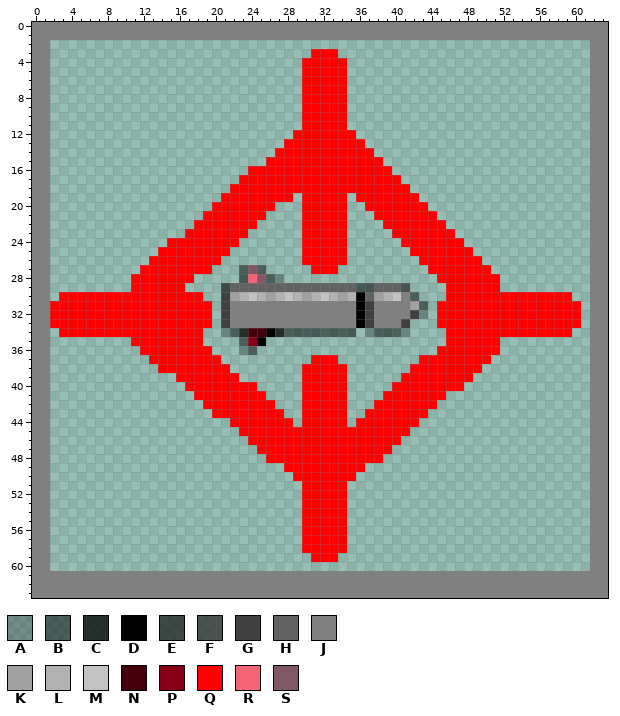
Pixel-art sprite: Odd_Infinitum.gmx/sprites/images/spr_Homing_Missile_Shop_Item_0.png. The picture above is the old version.
The file is 64x64 pixels. Pixels under 10% opacity are left out. Colours within 5 levels of each other are drawn and written as one.
Palette (. is transparent): A #00000040  B #00000080  C #000000bf  D #000000  E #202020bf  F #313131bf  G #404040  H #626262  J #808080  K #a1a1a1  L #b2b2b2  M #c3c3c3  N #44000a  P #880015  Q #ff0000  R #f66576  S #805764
Pixels before (only the part around the change), first column x 0:
 0 JJJJJJJJJJJJJJJJJJJJJJJJJJJJJJJJJJJJJJJJJJJJJJJJJJJJJJJJJJJJJJJJ
 1 JJJJJJJJJJJJJJJJJJJJJJJJJJJJJJJJJJJJJJJJJJJJJJJJJJJJJJJJJJJJJJJJ
 2 JJ............................................................JJ
 3 JJ.............................QQQ............................JJ
 4 JJ............................QQQQQ...........................JJ
 5 JJ............................QQQQQ...........................JJ
 6 JJ............................QQQQQ...........................JJ
 7 JJ............................QQQQQ...........................JJ
 8 JJ............................QQQQQ...........................JJ
 9 JJ............................QQQQQ...........................JJ
10 JJ............................QQQQQ...........................JJ
11 JJ............................QQQQQ...........................JJ
12 JJ...........................QQQQQQQ..........................JJ
13 JJ..........................QQQQQQQQQ.........................JJ
14 JJ.........................QQQQQQQQQQQ........................JJ
15 JJ........................QQQQQQQQQQQQQ.......................JJ
16 JJ......................QQQQQQQQQQQQQQQQ......................JJ
17 JJ.....................QQQQQQQQQQQQQQQQQQ.....................JJ
18 JJ....................QQQQQQQQQQQQQQQQQQQQ....................JJ
19 JJ...................QQQQQQQQ.QQQQQ.QQQQQQQ...................JJ
20 JJ..................QQQQQQQ...QQQQQ..QQQQQQQ..................JJ
21 JJ.................QQQQQQQ....QQQQQ...QQQQQQQ.................JJ
22 JJ................QQQQQQQ.....QQQQQ....QQQQQQQ................JJ
23 JJ...............QQQQQQQ......QQQQQ.....QQQQQQQ...............JJ
24 JJ.............QQQQQQQQ.......QQQQQ......QQQQQQQ..............JJ
25 JJ............QQQQQQQQ........QQQQQ.......QQQQQQQ.............JJ
26 JJ...........QQQQQQQQ.........QQQQQ........QQQQQQQ............JJ
27 JJ..........QQQQQQQQ...BSB.....QQQ..........QQQQQQQ...........JJ
28 JJ.........QQQQQQQ.....BRSBA.................QQQQQQQ..........JJ
29 JJ.........QQQQQQ....EHHHHHHHHHHHHHHBFHHHF....QQQQQQ..........JJ
30 JJ.QQQQQQQQQQQQQQQQ..GKLMLKLMLKLMLKLDHKLMJB...QQQQQQQQQQQQQQ..JJ
31 JJQQQQQQQQQQQQQQQQQQ.GJJJJJJJJJJJJJJDGJJJJKB.QQQQQQQQQQQQQQQQ.JJ
32 JJQQQQQQQQQQQQQQQQQQ.GJJJJJJJJJJJJJJDGJJJJGA.QQQQQQQQQQQQQQQQ.JJ
33 JJQQQQQQQQQQQQQQQQQQ.GJJJJJJJJJJJJJJDGJJJG...QQQQQQQQQQQQQQQQ.JJ
34 JJ.QQQQQQQQQQQQQQQQ..ABCNNDCBBBBBBBB.ABBBA....QQQQQQQQQQQQQQ..JJ
35 JJ.........QQQQQQQQ....BPD....................QQQQQQ..........JJ
36 JJ..........QQQQQQQQ...AB....................QQQQQQQ..........JJ
37 JJ...........QQQQQQQQ..........QQQ.........QQQQQQQQ...........JJ
38 JJ............QQQQQQQQ........QQQQQ.......QQQQQQQQ............JJ
39 JJ..............QQQQQQQ.......QQQQQ......QQQQQQQQ.............JJ
40 JJ...............QQQQQQQQ.....QQQQQ.....QQQQQQQQ..............JJ
41 JJ................QQQQQQQQ....QQQQQ....QQQQQQQ................JJ
42 JJ.................QQQQQQQQ...QQQQQ...QQQQQQQ.................JJ
43 JJ..................QQQQQQQQ..QQQQQ..QQQQQQQ..................JJ
44 JJ....................QQQQQQQ.QQQQQ.QQQQQQQ...................JJ
45 JJ.....................QQQQQQQQQQQQQQQQQQQ....................JJ
46 JJ......................QQQQQQQQQQQQQQQQQ.....................JJ
47 JJ.......................QQQQQQQQQQQQQQQ......................JJ
48 JJ........................QQQQQQQQQQQQQ.......................JJ
49 JJ..........................QQQQQQQQQ.........................JJ
50 JJ...........................QQQQQQQ..........................JJ
51 JJ............................QQQQQ...........................JJ
52 JJ............................QQQQQ...........................JJ
53 JJ............................QQQQQ...........................JJ
54 JJ............................QQQQQ...........................JJ
55 JJ............................QQQQQ...........................JJ
56 JJ............................QQQQQ...........................JJ
57 JJ............................QQQQQ...........................JJ
58 JJ............................QQQQQ...........................JJ
59 JJ.............................QQQ............................JJ
60 JJ............................................................JJ
61 JJJJJJJJJJJJJJJJJJJJJJJJJJJJJJJJJJJJJJJJJJJJJJJJJJJJJJJJJJJJJJJJ
62 JJJJJJJJJJJJJJJJJJJJJJJJJJJJJJJJJJJJJJJJJJJJJJJJJJJJJJJJJJJJJJJJ
63 JJJJJJJJJJJJJJJJJJJJJJJJJJJJJJJJJJJJJJJJJJJJJJJJJJJJJJJJJJJJJJJJ
Once edited:
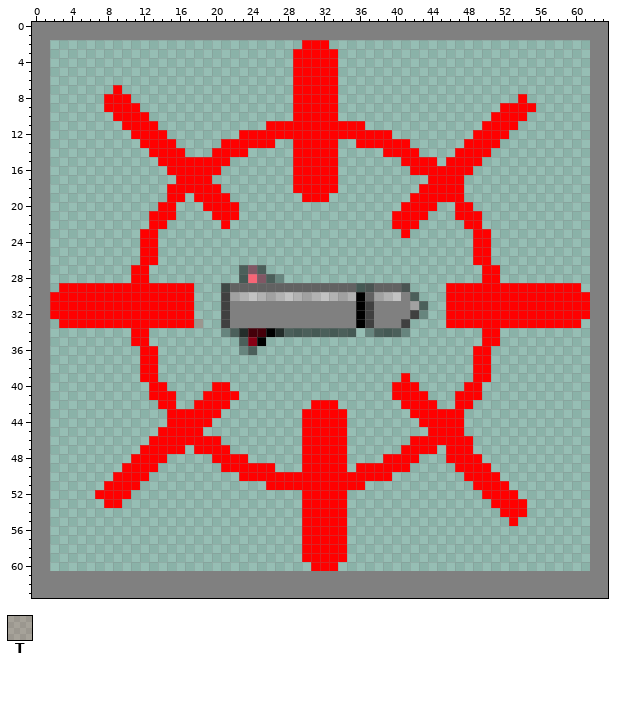
Colours new in this view: T #ff000026
Author's note on the commit: Display bottom text on inventory items
From old to new:
y 2: x 30..32 ... -> QQQ
y 3: x 29..30 .. -> QQ
y 4..6: x 29 . -> Q; x 34 Q -> .
y 7: x 9 . -> Q; x 29 . -> Q; x 34 Q -> .
y 8: x 8..10 ... -> QQQ; x 29 . -> Q; x 34 Q -> .; x 54 . -> Q
y 9: x 8..11 .... -> QQQQ; x 29 . -> Q; x 34 Q -> .; x 52..55 .... -> QQQQ
y 10: x 9..12 .... -> QQQQ; x 29 . -> Q; x 34 Q -> .; x 51..54 .... -> QQQQ
y 11: x 10..13 .... -> QQQQ; x 26..29 .... -> QQQQ; x 35..36 .. -> QQ; x 50..53 .... -> QQQQ
y 12: x 11..14 .... -> QQQQ; x 23..28 ...... -> QQQQQQ; x 36..39 .... -> QQQQ; x 49..52 .... -> QQQQ
y 13: x 12..15 .... -> QQQQ; x 21..26 ...... -> QQQQQQ; x 28 Q -> .; x 34..35 QQ -> ..; x 37..41 ..... -> QQQQQ; x 48..51 .... -> QQQQ
y 14: x 13..16 .... -> QQQQ; x 20..23 .... -> QQQQ; x 27..28 QQ -> ..; x 34..37 QQQQ -> ....; x 39..42 .... -> QQQQ; x 47..50 .... -> QQQQ
y 15: x 14..21 ........ -> QQQQQQQQ; x 26..28 QQQ -> ...; x 34..38 QQQQQ -> .....; x 41..44 .... -> QQQQ; x 46..49 .... -> QQQQ
y 16: x 15..20 ...... -> QQQQQQ; x 24..28 QQQQQ -> .....; x 34..39 QQQQQQ -> ......; x 42..48 ....... -> QQQQQQQ
y 17: x 16..19 .... -> QQQQ; x 23..28 QQQQQQ -> ......; x 34..40 QQQQQQQ -> .......; x 44..47 .... -> QQQQ
y 18: x 15..20 ...... -> QQQQQQ; x 22..28 QQQQQQQ -> .......; x 34..41 QQQQQQQQ -> ........; x 43..47 ..... -> QQQQQ
y 19: x 15..16 .. -> QQ; x 18..20 ... -> QQQ; x 22..28 QQQQQQQ -> .......; x 33..34 QQ -> ..; x 36..41 QQQQQQ -> ......; x 43..47 ..... -> QQQQQ
y 20: x 14..15 .. -> QQ; x 19 . -> Q; x 23..26 QQQQ -> ....; x 30..34 QQQQQ -> .....; x 37..40 QQQQ -> ....; x 44 . -> Q; x 47..48 .. -> QQ
y 21: x 13..15 ... -> QQQ; x 19 Q -> .; x 23..25 QQQ -> ...; x 30..34 QQQQQ -> .....; x 38..39 QQ -> ..; x 44 Q -> .; x 47..49 ... -> QQQ
y 22: x 13..14 .. -> QQ; x 18..20 QQQ -> ...; x 22..24 QQQ -> ...; x 30..34 QQQQQ -> .....; x 39 Q -> .; x 43..45 QQQ -> ...; x 48..49 .. -> QQ
y 23: x 12..13 .. -> QQ; x 17..23 QQQQQQQ -> .......; x 30..34 QQQQQ -> .....; x 40 Q -> .; x 42..46 QQQQQ -> .....; x 49..50 .. -> QQ
y 24: x 12..13 .. -> QQ; x 15..22 QQQQQQQQ -> ........; x 30..34 QQQQQ -> .....; x 41..47 QQQQQQQ -> .......; x 49..50 .. -> QQ
y 25: x 12..21 ..QQQQQQQQ -> QQ........; x 30..34 QQQQQ -> .....; x 42..50 QQQQQQQ.. -> .......QQ
y 26: x 12 . -> Q; x 14..20 QQQQQQQ -> .......; x 30..34 QQQQQ -> .....; x 43..48 QQQQQQ -> ......; x 50 . -> Q
y 27: x 11 . -> Q; x 13..19 QQQQQQQ -> .......; x 31..33 QQQ -> ...; x 44..49 QQQQQQ -> ......; x 51 . -> Q
y 28: x 13..17 QQQQQ -> .....; x 45..49 QQQQQ -> .....
y 29: x 3..10 ........ -> QQQQQQQQ; x 17 . -> Q; x 52..60 ......... -> QQQQQQQQQ
y 30: x 2 . -> Q; x 18 Q -> .; x 60..61 .. -> QQ
y 31..32: x 18..19 QQ -> ..; x 45 Q -> .; x 61 . -> Q
y 33: x 2 Q -> .; x 18..19 QQ -> T.; x 45 Q -> .
y 34: x 3..10 QQQQQQQQ -> ........; x 13..18 QQQQQQ -> ......; x 46..49 QQQQ -> ....; x 52..59 QQQQQQQQ -> ........
y 35: x 13..18 QQQQQQ -> ......; x 46..49 QQQQ -> ....
y 36: x 14..19 QQQQQQ -> ......; x 45..48 QQQQ -> ....; x 51 Q -> .
y 37: x 12 . -> Q; x 14..20 QQQQQQQ -> .......; x 31..33 QQQ -> ...; x 43..48 QQQQQQ -> ......
y 38: x 12..21 ..QQQQQQQQ -> QQ........; x 30..34 QQQQQ -> .....; x 42..48 QQQQQQQ -> .......; x 50 . -> Q
y 39: x 12..13 .. -> QQ; x 16..22 QQQQQQQ -> .......; x 30..34 QQQQQ -> .....; x 42..50 QQQQQQQ.. -> .......QQ
y 40: x 13..14 .. -> QQ; x 17..19 QQQ -> ...; x 22..24 QQQ -> ...; x 30..34 QQQQQ -> .....; x 43..49 QQQQQ.. -> .....QQ
y 41: x 13..15 ... -> QQQ; x 18 Q -> .; x 23..25 QQQ -> ...; x 30..34 QQQQQ -> .....; x 39 Q -> .; x 44..45 QQ -> ..; x 47..49 ... -> QQQ
y 42: x 14..15 .. -> QQ; x 18 . -> Q; x 22..26 QQQQQ -> .....; x 30 Q -> .; x 34 Q -> .; x 38..40 QQQ -> ...; x 47..48 .. -> QQ
y 43: x 15..19 ..... -> QQQQQ; x 21..27 QQQQQQQ -> .......; x 37..41 QQQQQ -> .....; x 44..47 .... -> QQQQ
y 44: x 15..19 ..... -> QQQQQ; x 22..28 QQQQQQQ -> .......; x 36..47 QQQQQQQ..... -> .......QQQQQ
y 45: x 14..18 ..... -> QQQQQ; x 23..29 QQQQQQQ -> .......; x 35..41 QQQQQQQ -> .......; x 44..47 .... -> QQQQ
y 46: x 13..20 ........ -> QQQQQQQQ; x 24..29 QQQQQQ -> ......; x 35..40 QQQQQQ -> ......; x 42..48 ....... -> QQQQQQQ
y 47: x 12..16 ..... -> QQQQQ; x 18..21 .... -> QQQQ; x 25..29 QQQQQ -> .....; x 35..39 QQQQQ -> .....; x 41..44 .... -> QQQQ; x 46..48 ... -> QQQ
y 48: x 11..14 .... -> QQQQ; x 20..23 .... -> QQQQ; x 26..29 QQQQ -> ....; x 35..42 QQQQ.... -> ....QQQQ; x 46..49 .... -> QQQQ
y 49: x 10..13 .... -> QQQQ; x 21..26 ...... -> QQQQQQ; x 28..29 QQ -> ..; x 35 Q -> .; x 37..41 ..... -> QQQQQ; x 47..50 .... -> QQQQ
y 50: x 9..12 .... -> QQQQ; x 23..28 ...... -> QQQQQQ; x 36..39 .... -> QQQQ; x 48..51 .... -> QQQQ
y 51: x 8..11 .... -> QQQQ; x 26..29 .... -> QQQQ; x 35..36 .. -> QQ; x 49..52 .... -> QQQQ
y 52: x 7..10 .... -> QQQQ; x 50..53 .... -> QQQQ
y 53: x 8..9 .. -> QQ; x 51..54 .... -> QQQQ
y 54: x 52..54 ... -> QQQ
y 55: x 53 . -> Q
y 59: x 30 . -> Q; x 34 . -> Q
y 60: x 31..33 ... -> QQQ
Where, in picture pixels (left, top, right, bottom), the same in both pictures:
changed: (50, 40, 590, 526)
added: (302, 553, 347, 571)
